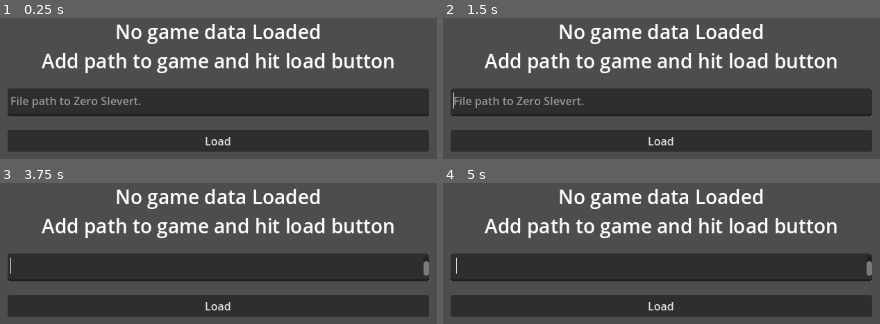
Above: before the commit, frames 1-4 (two rows, left to right).
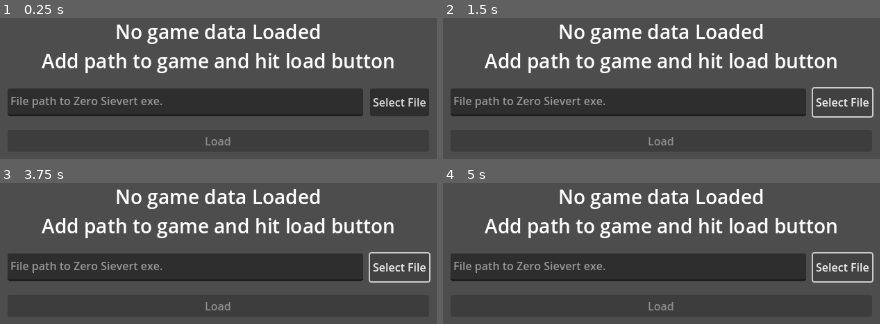
Above: after the commit, the same moments.

Repository: DodgyMerchant/Zero-Sievert-GNRv2
Game: Godot game, scene res://main.tscn
The game is run twice, just before and just after one commit, with the same random seed, the same clock (stepped at 60 frames per second) and the same inputs.
Inputs (mouse positions are in pixels of both pictures, inside the frame that each line leads up to):
- Up to frame 1 (0.25 s): no input
- Up to frame 2 (1.5 s): click (661, 140) at 0.5 s, where only the run before the commit has a clickable "Load"; click (840, 102) at 1.25 s, where only the run after the commit has a clickable "Select File"
- Up to frame 3 (3.75 s): click (397, 267) at 2 s, where only the run after the commit has a clickable "Select File"; click (397, 267) at 2.75 s, where only the run after the commit has a clickable "Select File"; tap Enter at 3.5 s
- Up to frame 4 (5 s): tap Space at 4.25 s

The runs differ from the first frame. In frame 1, 1.0% of the frame differs, in the area x 24-98%, y 50-91%; in frame 2, 1.8%; in frame 3, 2.6%, in the area x 2-99%, y 48-91%; in frame 4, 2.6%.

Commit message:
Completed user selecting game data. then loading and processing game data into dictionary.

Diff:
--- /dev/null
+++ b/Loader.gd
@@ -0,0 +1,42 @@
+extends Object
+
+const UserPath = "user://%s"
+const UserDataName = "user.data"
+
+#region user data
+
+func save_userData(content: String):
+	_save_to_file(content, UserPath % "UserDataName")
+
+
+func load_userData() -> String:
+	return _load_from_file(UserPath % "UserDataName")
+
+#endregion
+
+func _save_to_file(content: String, path: String) -> bool:
+	var file = FileAccess.open(path, FileAccess.WRITE)
+
+	if file == null: # error
+		_ERROR("Load from file")
+		return false
+
+	file.store_string(content)
+
+	file.close()
+	return true
+
+func _load_from_file(path: String) -> String:
+	var file = FileAccess.open(path, FileAccess.READ)
+
+	if file == null: # error
+		_ERROR("Load from file")
+		return ""
+
+	var content = file.get_as_text()
+
+	file.close()
+	return content
+
+func _ERROR(errorLocation: String):
+	push_warning("%s error: %s" % [errorLocation, error_string(FileAccess.get_open_error())])
--- a/default_theme.tres
+++ b/default_theme.tres
@@ -1,4 +1,5 @@
 [gd_resource type="Theme" format=3 uid="uid://cw3l7sn6bst3"]
 
 [resource]
+HBoxContainer/constants/separation = 10
 VBoxContainer/constants/separation = 20
--- a/globals.gd
+++ b/globals.gd
@@ -1,8 +1,16 @@
 extends Node
 
+@warning_ignore("unused_signal")
+## Loading stuff
+signal LoadRequest(loadType: LOAD_TYPE, path: String)
+
+@warning_ignore("unused_signal")
+## signals that the game data was updated.
+signal GameData_Updated()
+
 ## types of loadable files
-enum LOAD_TYPE {GameDat_Json, GNR_Text}
-
-## Loading stuff
-@warning_ignore("unused_signal")
-signal LoadRequest(loadType: LOAD_TYPE, path: String)
+enum LOAD_TYPE {
+	## expect a path to the games exe
+	GameDat_Json,
+	GNR_Text}
+const GAMEDAT_Path = "ZS_vanilla/gamedata/weapon.json"
--- /dev/null
+++ b/load screen/load_button.gd
@@ -0,0 +1,6 @@
+extends Button
+
+@onready var path_field: TextEdit = %Path_Field
+
+func _on_path_field_text_changed() -> void:
+	disabled = path_field.text == ""
--- a/load_screen.gd
+++ b/load screen/load_screen.gd
@@ -1,6 +1,7 @@
 extends VBoxContainer
 
 @onready var path_field: TextEdit = %Path_Field
+@onready var file_dialog: FileDialog = %FileDialog
 
 # Called when the node enters the scene tree for the first time.
 func _ready() -> void:
@@ -13,3 +14,16 @@
 
 	# load game data from path
 	Globals.LoadRequest.emit(Globals.LOAD_TYPE.GameDat_Json, path_field.text)
+
+
+#region file dialog
+
+func _on_select_button_pressed() -> void:
+	file_dialog.file_selected.connect(_on_file_selected, CONNECT_ONE_SHOT)
+	file_dialog.show()
+
+func _on_file_selected(path: String):
+	path_field.text = ProjectSettings.globalize_path(path.replace("\\", "/"))
+	path_field.text_changed.emit()
+
+#endregion
--- a/main.gd
+++ b/main.gd
@@ -1,32 +1,42 @@
 extends Control
 
+const EXEName = "ZERO Sievert.exe"
+
+var Loader = preload("res://Loader.gd").new()
+var GameData: Dictionary = {}:
+	set(data):
+		GameData = data
+		Globals.GameData_Updated.emit(GameData)
+
 @onready var load_screen: VBoxContainer = %Load_Screen
-@onready var data: Control = %Data
+@onready var data: Control = %Data_Screen
 
 func _ready() -> void:
 	setup()
 
 	manage_startup()
 
-
 func setup():
 	Globals.LoadRequest.connect(_on_loadRequest)
-
+	Globals.GameData_Updated.connect(_on_gameData_updated)
 
 #region startup
 func manage_startup():
-
 	# load user data
 
 	# show relevant screen
-	if (false):
+	determine_screen()
+
+## determines to show the data load or data screen.
+func determine_screen():
+	if (GameData.is_empty()):
+		# no path
+		_hide(data)
+		_show(load_screen)
+	else:
 		# loading user data path
 		_hide(load_screen)
 		_show(data)
-	else:
-		# no path
-		_hide(data)
-		_show(load_screen)
 
 #endregion
 #region Show/Hide
@@ -39,12 +49,41 @@
 	_set_vidible(target, true)
 
 #endregion
-#region loading
+#region saving loading
 
 func _on_loadRequest(loadType: Globals.LOAD_TYPE, path: String):
 
-	prints("Path: ", path)
-	pass
+	prints('Path:"%s"' % path)
+	var loadedData: Dictionary
 
+	match loadType:
+		Globals.LOAD_TYPE.GameDat_Json:
+
+			#remove exe name
+			path = path.erase(path.find(EXEName), EXEName.length())
+			#add paths
+			path = path.path_join(Globals.GAMEDAT_Path)
+
+			# load data to json to dict
+			loadedData = gamedata_to_dict(JSON.parse_string(Loader._load_from_file(path)))
+
+			prints(loadedData, loadedData)
+		Globals.LOAD_TYPE.GNR_Text:
+			pass
 
 #endregion
+
+## data processing
+func gamedata_to_dict(rawData: Variant) -> Dictionary:
+
+	rawData = rawData.data
+
+	var data: Dictionary = {}
+
+	for i in rawData.keys():
+		data[i] = rawData[i].basic.name
+
+	return data
+
+func _on_gameData_updated():
+	determine_screen()
--- a/main.tscn
+++ b/main.tscn
@@ -1,7 +1,8 @@
-[gd_scene load_steps=3 format=3 uid="uid://bpjlr3fmqar4g"]
+[gd_scene load_steps=4 format=3 uid="uid://bpjlr3fmqar4g"]
 
 [ext_resource type="Script" path="res://main.gd" id="1_qjuv2"]
-[ext_resource type="Script" path="res://load_screen.gd" id="2_83ro4"]
+[ext_resource type="Script" path="res://load screen/load_screen.gd" id="2_83ro4"]
+[ext_resource type="Script" path="res://load screen/load_button.gd" id="3_6sb36"]
 
 [node name="main" type="Control"]
 layout_mode = 3
@@ -30,6 +31,17 @@
 alignment = 1
 script = ExtResource("2_83ro4")
 
+[node name="FileDialog" type="FileDialog" parent="Load_Screen"]
+unique_name_in_owner = true
+title = "Open a File"
+initial_position = 2
+size = Vector2i(406, 244)
+ok_button_text = "Open"
+file_mode = 0
+access = 2
+filters = PackedStringArray("ZERO Sievert.exe;Zero Sievert Exe")
+use_native_dialog = true
+
 [node name="Label" type="Label" parent="Load_Screen"]
 layout_mode = 2
 theme_type_variation = &"HeaderLarge"
@@ -38,20 +50,39 @@
 horizontal_alignment = 1
 vertical_alignment = 1
 
-[node name="Path_Field" type="TextEdit" parent="Load_Screen"]
+[node name="HBoxContainer" type="HBoxContainer" parent="Load_Screen"]
+layout_mode = 2
+
+[node name="Path_Field" type="TextEdit" parent="Load_Screen/HBoxContainer"]
 unique_name_in_owner = true
 custom_minimum_size = Vector2(0, 40)
 layout_mode = 2
-placeholder_text = "File path to Zero SIevert."
+size_flags_horizontal = 3
+placeholder_text = "File path to Zero Sievert exe."
 
-[node name="Button" type="Button" parent="Load_Screen"]
+[node name="Select_Button" type="Button" parent="Load_Screen/HBoxContainer"]
 layout_mode = 2
+text = "Select File"
+
+[node name="Load_Button" type="Button" parent="Load_Screen"]
+layout_mode = 2
+disabled = true
 text = "Load"
+script = ExtResource("3_6sb36")
 
-[node name="Data" type="Control" parent="."]
+[node name="Data_Screen" type="Control" parent="."]
 unique_name_in_owner = true
-anchors_preset = 0
-offset_right = 40.0
-offset_bottom = 40.0
+visible = false
+layout_mode = 1
+anchors_preset = 15
+anchor_right = 1.0
+anchor_bottom = 1.0
+offset_right = 721.0
+offset_bottom = 398.0
+grow_horizontal = 2
+grow_vertical = 2
+scale = Vector2(0.615178, 0.619674)
 
-[connection signal="pressed" from="Load_Screen/Button" to="Load_Screen" method="_on_load_button_pressed"]
+[connection signal="text_changed" from="Load_Screen/HBoxContainer/Path_Field" to="Load_Screen/Load_Button" method="_on_path_field_text_changed"]
+[connection signal="pressed" from="Load_Screen/HBoxContainer/Select_Button" to="Load_Screen" method="_on_select_button_pressed"]
+[connection signal="pressed" from="Load_Screen/Load_Button" to="Load_Screen" method="_on_load_button_pressed"]
--- a/project.godot
+++ b/project.godot
@@ -16,6 +16,7 @@
 A program that makes replacing the weapon names in the game Zero Sievert less tedious and risky."
 config/version="1.0.0"
 run/main_scene="res://main.tscn"
+config/use_custom_user_dir=true
 config/features=PackedStringArray("4.3", "GL Compatibility")
 boot_splash/bg_color=Color(0.270588, 0.156863, 0.235294, 1)
 boot_splash/image="res://Icons/icon_256.png"
@@ -29,6 +30,7 @@
 
 [display]
 
+window/subwindows/embed_subwindows=false
 window/stretch/mode="viewport"
 window/stretch/aspect="expand"
 
